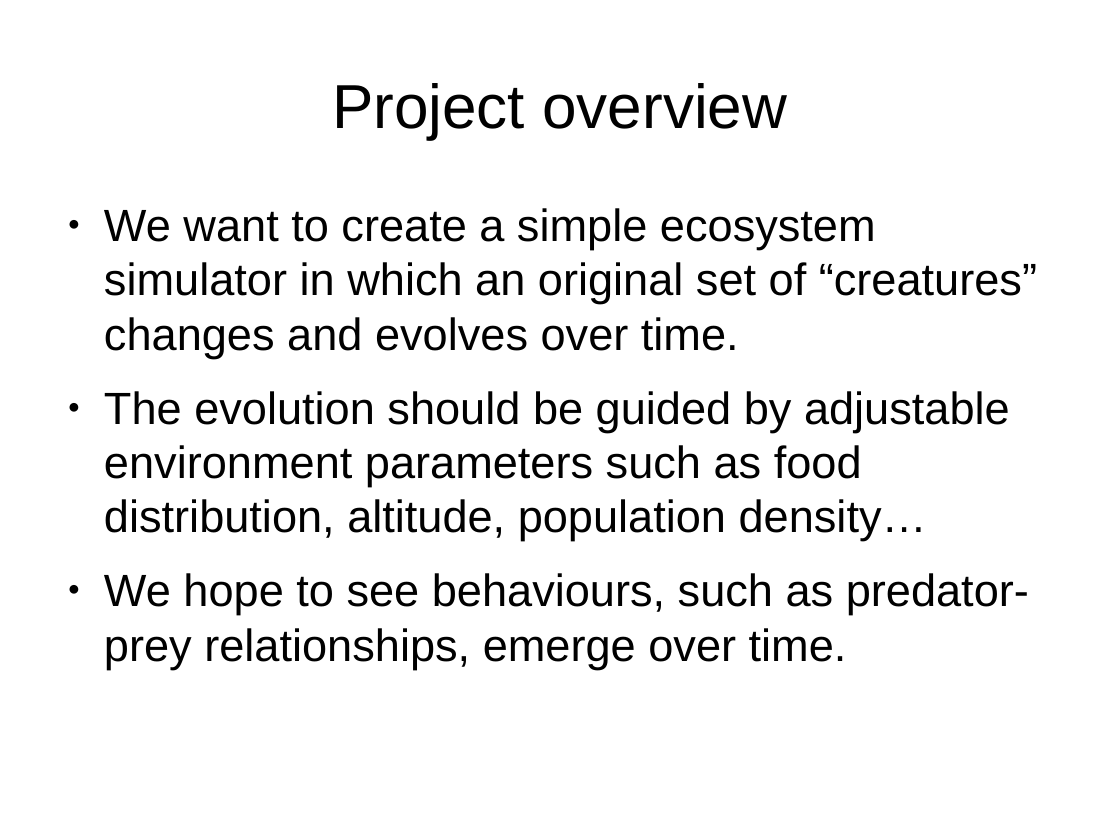
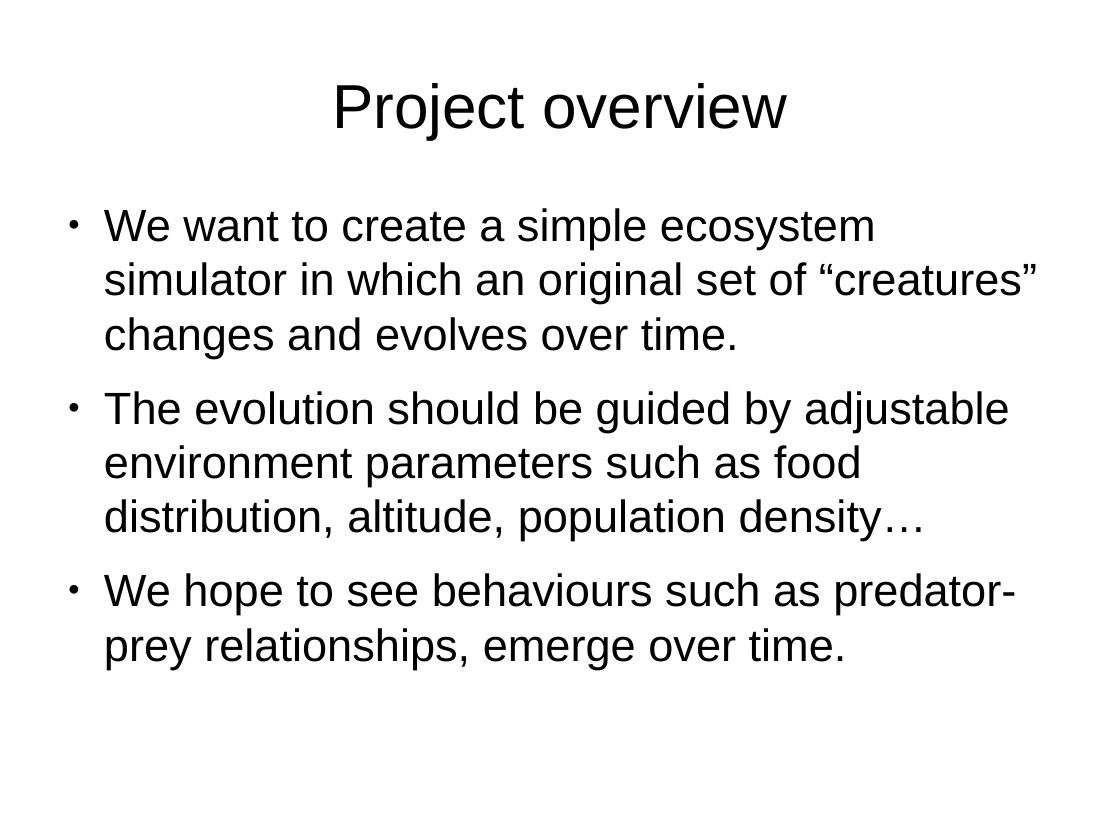
Before and after one commit to ttoocs/Cpsc565_Project, a slide deck: slide 4 of preview_slides/Preview_Slides.odp. Drawn at 1120x840 pixels with LibreOffice and Linux fonts; fonts in the diff are those of the drawing. Boxes give left, top, right and bottom in pixels: in the first picture for what was removed or moved away, otherwise in the second. Text is boxed around its words. In the diff, an @@ line names an element or a change of style, - is before the commit and + after.

```diff
--- a/preview_slides/Preview_Slides.odp
+++ b/preview_slides/Preview_Slides.odp
@@ text at <box>104,573,1016,669</box>: text changed @@
-● We hope to see behaviours, such as predator-prey relationships, emerge over time.
+● We hope to see behaviours such as predator-prey relationships, emerge over time.
```
Also in this commit, not shown: 1 other file.
